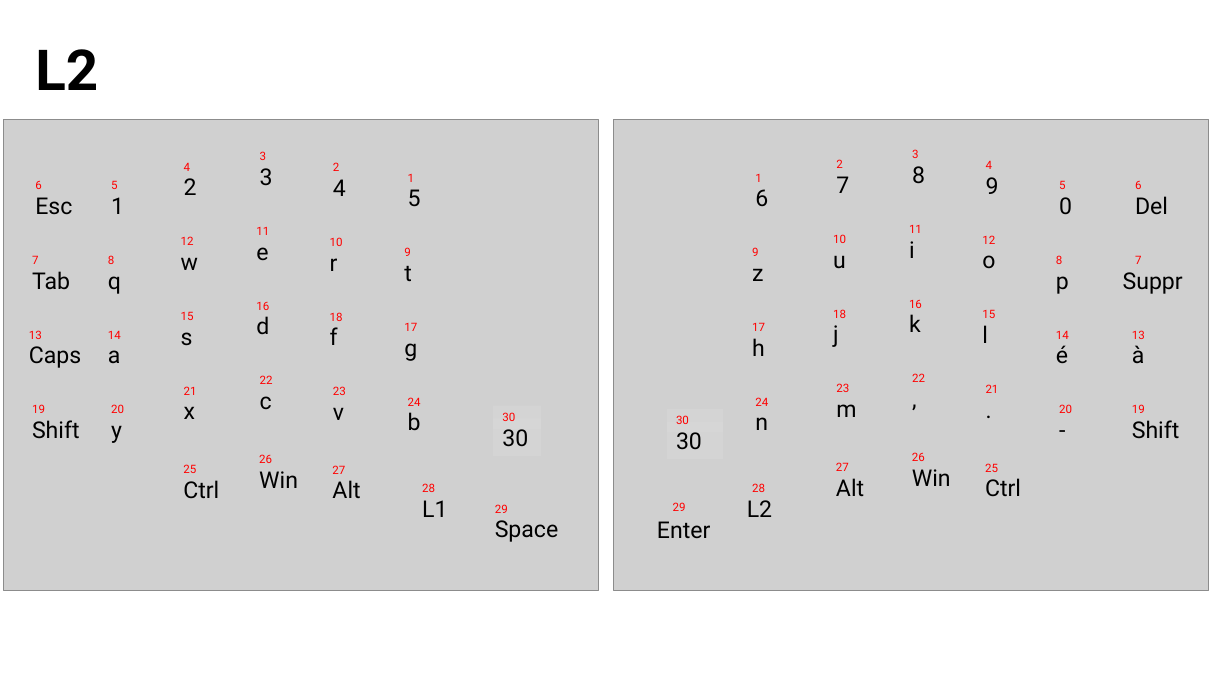
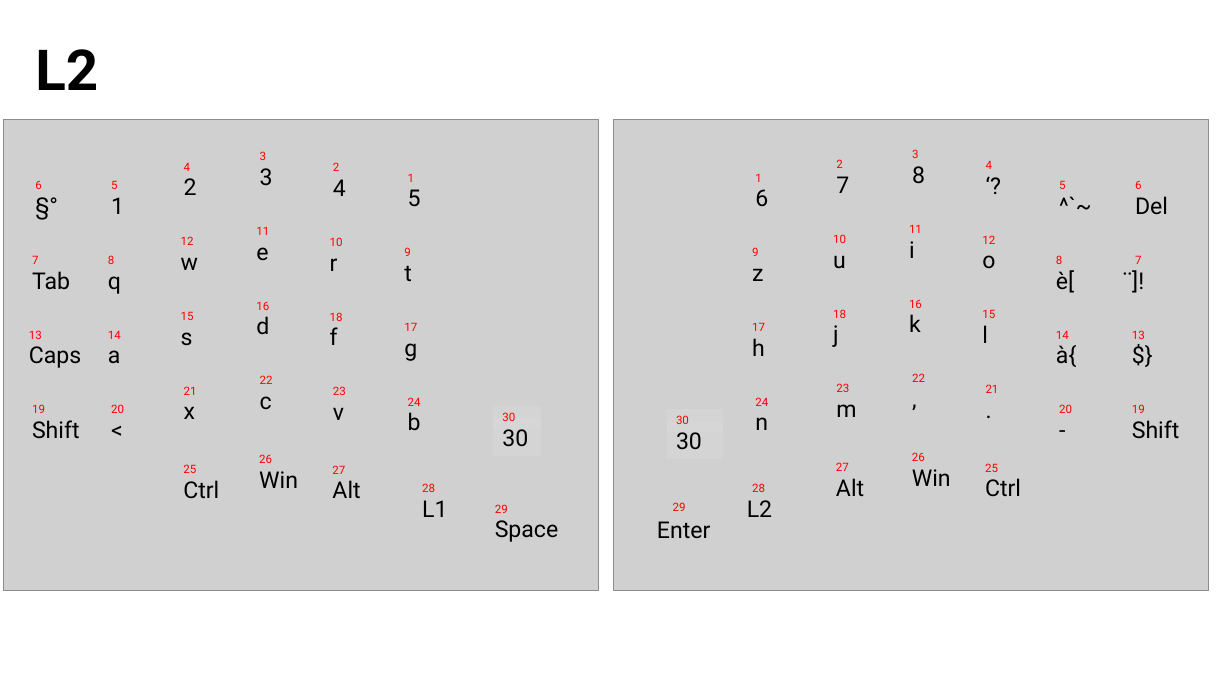
Before and after one commit to PumaFPV/PMK, a slide deck: slide 3 of Layout/PMK01_Layout.pptx. Drawn at 1232x693 pixels with LibreOffice and Linux fonts; fonts in the diff are those of the drawing; grey boxes stand for pictures. Boxes give left, top, right and bottom in pixels: in the first picture for what was removed or moved away, otherwise in the second. Text is boxed around its words. In the diff, an @@ line names an element or a change of style, - is before the commit and + after.

```diff
--- a/Layout/PMK01_Layout.pptx
+++ b/Layout/PMK01_Layout.pptx
@@ text at (986, 177, 999, 194): text changed @@
-9
+‘?
@@ text at (35, 197, 72, 214): text changed @@
-Esc
+§°
@@ text at (1059, 197, 1072, 215): text changed @@
-0
+^`~
@@ text at (1056, 270, 1074, 293): text changed @@
-p
+è[
@@ text at (1123, 272, 1183, 294): text changed @@
-Suppr
+¨]!
@@ text at (1056, 345, 1076, 367): text changed @@
-à
+à{
@@ text removed at (1056, 345, 1068, 363) @@
-é
@@ text added at (1123, 336, 1187, 373), 18 pt, text #000000 @@
+$}
@@ text at (111, 425, 122, 443): text changed @@
-y
+<
```
Also in this commit, not shown: 6 other files.
